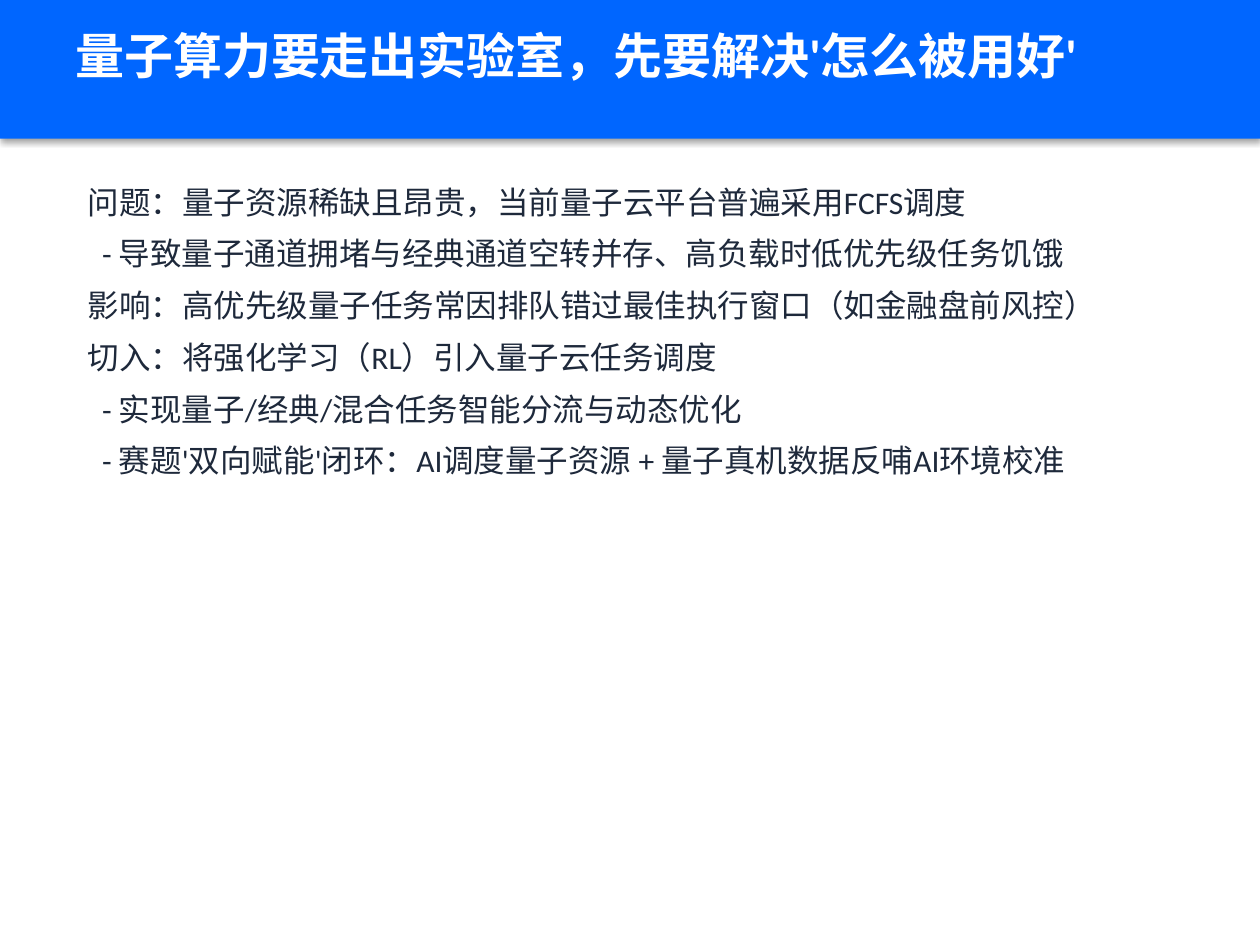
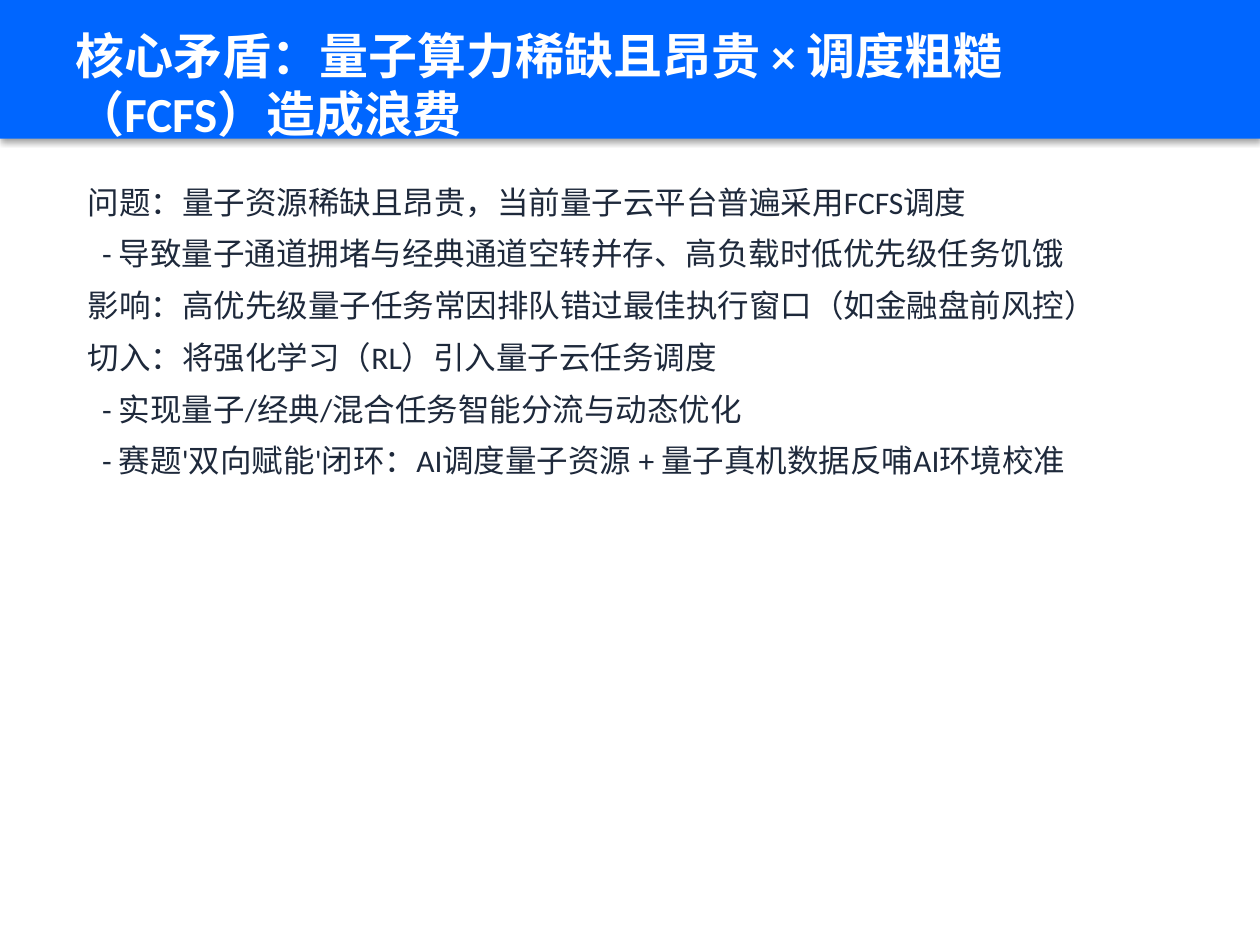
Before and after one commit to xiabai2008/quantum-rl-scheduler, a slide deck: slide 2 of deliverable_models/答辩PPT.pptx. Drawn at 1260x945 pixels with LibreOffice and Linux fonts; fonts in the diff are those of the drawing. Boxes give left, top, right and bottom in pixels: in the first picture for what was removed or moved away, otherwise in the second. Text is boxed around its words. In the diff, an @@ line names an element or a change of style, - is before the commit and + after.

```diff
--- a/deliverable_models/答辩PPT.pptx
+++ b/deliverable_models/答辩PPT.pptx
@@ text at [75, 32, 1003, 145]: text changed @@
-量子算力要走出实验室，先要解决'怎么被用好'
+核心矛盾：量子算力稀缺且昂贵 × 调度粗糙（FCFS）造成浪费
```
Also in this commit, not shown: 1 other slide changed, 17 other files.
